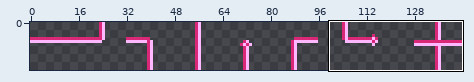
Edited in one commit: pixel-art file (art/spr/laser.aseprite). Above: a wide view before the commit, with the close-up outlined.
Close-up. The starting point:
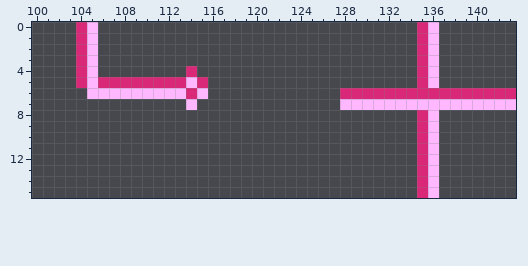
144x16 pixels, 1 frame. Shown: x 100..143, y 0..15.
After:
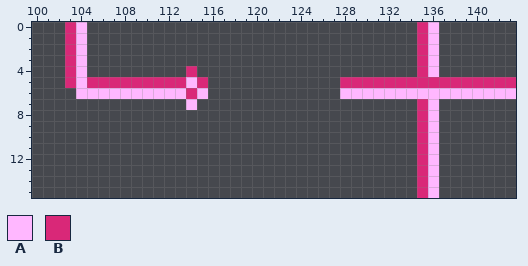
Palette (. is transparent): A #ffb7ff  B #d92878
What changed:
Changed rows in their new state; - is an unchanged pixel.
first column x 103:
 0 BA.--------------------------------------
 1 BA.--------------------------------------
 2 BA.--------------------------------------
 3 BA.--------------------------------------
 4 BA.--------------------------------------
 5 BAB----------------------BBBBBBB-BBBBBBBB
 6 -A-----------------------AAAAAAAAAAAAAAAA
 7 -------------------------.......B-.......
